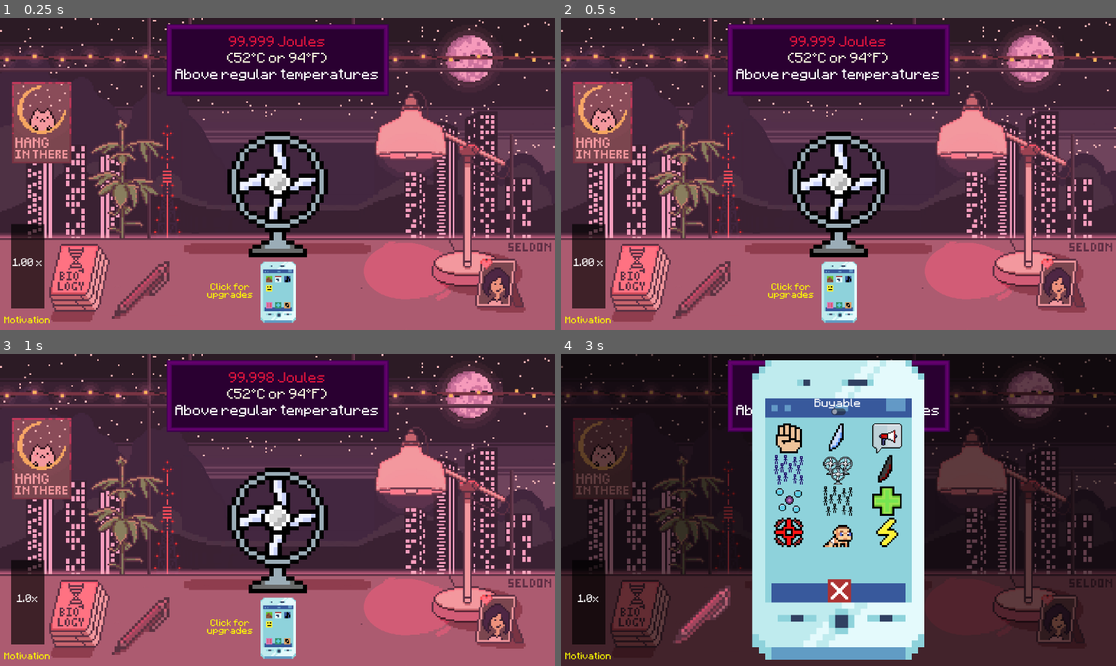
Above: before the commit, frames 1-4 (two rows, left to right).
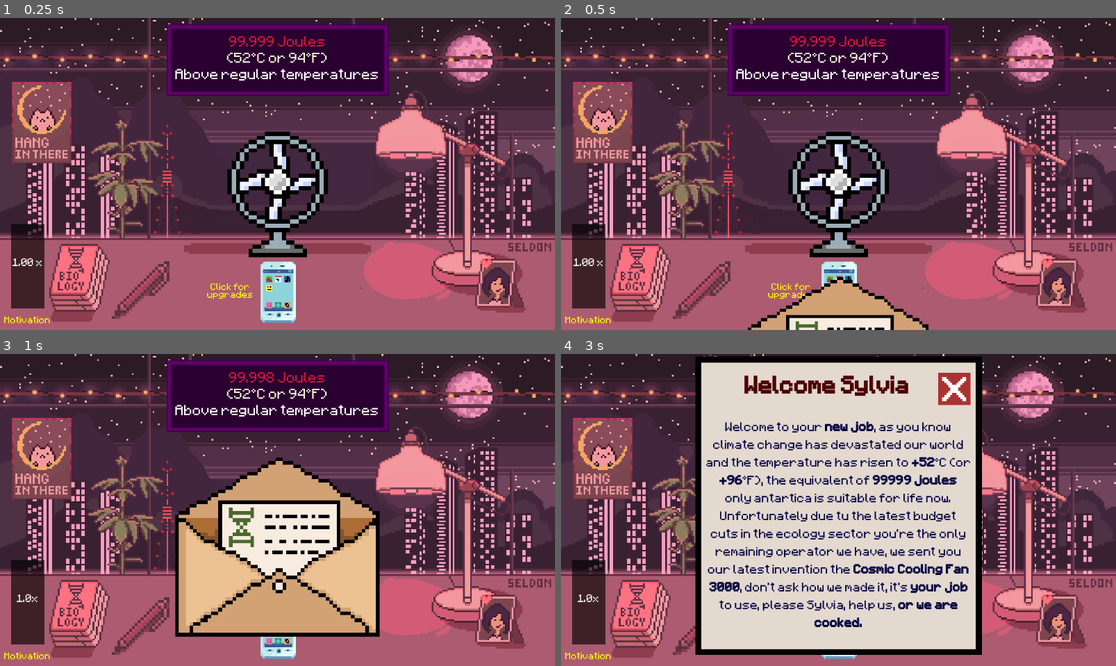
Above: after the commit, the same moments.

Repository: SeldonHh/Fan-of-the-World
Game: Godot game, scene res://Scenes/MainStuff/main.tscn
Same seed, same stepped clock (60 frames per second), same inputs: the game is played once before the commit and once after it.
Inputs (mouse positions are in pixels of both pictures, inside the frame that each line leads up to):
- Up to frame 1 (0.25 s): no input
- Up to frame 2 (0.5 s): no input
- Up to frame 3 (1 s): click (277, 528) at 0.5 s
- Up to frame 4 (3 s): click "Click for upgrades" at 1.25 s; click (788, 438) at 2.02 s; click (699, 625) at 2.75 s

Frame 1 is identical in both runs. In frame 2, 3.0% of the frame differs, in the area x 33-67%, y 83-100%; in frame 3, 18%; in frame 4, 98%, in the area x 0-100%, y 0-100%.

Commit message:
added messages

Diff:
--- a/godot/Scenes/MainStuff/fan.gd
+++ b/godot/Scenes/MainStuff/fan.gd
@@ -74,7 +74,7 @@
 	""""""
 	if Input.is_action_just_pressed("Debug"):
 		var temp = fanning_power
-		add_power(50000)
+		add_power(9998)
 		Global.motivation.add_motivation(0)
 		spin()
 		await get_tree().create_timer(spinning_time).timeout
--- /dev/null
+++ b/godot/Scenes/MainStuff/letter.gd
@@ -0,0 +1,43 @@
+extends TextureRect
+@onready var sheet: TextureRect = $Sheet
+
+
+func _ready() -> void:
+	Global.letter = self
+
+func tween_up():
+
+	var tween = get_tree().create_tween()
+	tween.set_ease(Tween.EASE_OUT)
+	tween.tween_property(self,"anchor_top",.22,1)
+	tween.parallel().tween_property(self,"anchor_bottom",.93,.7)
+	tween.tween_callback(open)
+
+func tween_down():
+	var tween = get_tree().create_tween()
+	tween.set_ease(Tween.EASE_IN_OUT)
+	tween.tween_property(self,"anchor_top",1.22,1)
+	tween.parallel().tween_property(self,"anchor_bottom",1.93,.7)
+
+func close():
+	var tween = get_tree().create_tween()
+	tween.set_ease(Tween.EASE_OUT)
+	tween.tween_property(sheet,"anchor_top",.25,.4)
+	tween.parallel().tween_property(sheet,"z_index",-1,.4)
+	tween.parallel().tween_property(sheet,"anchor_left",.25,.4)
+	tween.parallel().tween_property(sheet,"anchor_bottom",.95,.4)
+	tween.parallel().tween_property(sheet,"anchor_right",.75,.4)
+	tween.tween_callback(tween_down)
+	for child in sheet.get_children():
+		child.hide()
+
+func open():
+	for child in sheet.get_children():
+		child.show()
+	var tween = get_tree().create_tween()
+	tween.set_ease(Tween.EASE_IN)
+	tween.tween_property(sheet,"anchor_top",-.3,.4)
+	tween.parallel().tween_property(sheet,"z_index",3,.4)
+	tween.parallel().tween_property(sheet,"anchor_left",-.025,.4)
+	tween.parallel().tween_property(sheet,"anchor_bottom",1.05,.4)
+	tween.parallel().tween_property(sheet,"anchor_right",1.025,.4)
--- a/godot/Scenes/MainStuff/main.tscn
+++ b/godot/Scenes/MainStuff/main.tscn
@@ -17,6 +17,9 @@
 [ext_resource type="Script" uid="uid://cokjdr6q7r0ov" path="res://Scenes/MainStuff/option.gd" id="15_swcbe"]
 [ext_resource type="Texture2D" uid="uid://dhtl828ps4esi" path="res://Assets/shiii/pen.png" id="16_qyqbn"]
 [ext_resource type="Script" uid="uid://dhsnh3gxnckk3" path="res://Scenes/MainStuff/pen.gd" id="17_6bhj2"]
+[ext_resource type="Texture2D" uid="uid://dxdkdsklj417e" path="res://Assets/shiii/letter.png" id="18_acqp8"]
+[ext_resource type="Script" uid="uid://b7gdpit7jhfol" path="res://Scenes/MainStuff/letter.gd" id="19_cbaa3"]
+[ext_resource type="PackedScene" uid="uid://c20cw7gexc1a7" path="res://Scenes/Ui/sheet.tscn" id="20_xsi4l"]
 
 [sub_resource type="StyleBoxFlat" id="StyleBoxFlat_h5xj3"]
 bg_color = Color(0, 0, 0, 0.6392157)
@@ -324,6 +327,25 @@
 texture_normal = ExtResource("16_qyqbn")
 script = ExtResource("17_6bhj2")
 
+[node name="Letter" type="TextureRect" parent="." unique_id=1668371591]
+layout_mode = 1
+anchors_preset = -1
+anchor_left = 0.25
+anchor_top = 1.22
+anchor_right = 0.75
+anchor_bottom = 1.93
+offset_right = -0.2960205
+offset_bottom = -0.32000732
+texture = ExtResource("18_acqp8")
+stretch_mode = 5
+script = ExtResource("19_cbaa3")
+metadata/_edit_use_anchors_ = true
+
+[node name="Sheet" parent="Letter" unique_id=1252355275 instance=ExtResource("20_xsi4l")]
+layout_mode = 1
+anchor_left = 0.25
+anchor_right = 0.75
+
 [connection signal="timeout" from="Timer" to="." method="_on_timer_timeout"]
 [connection signal="pressed" from="Motivationbar/MotivationButton" to="Motivationbar" method="_on_button_pressed"]
 [connection signal="pressed" from="Phone" to="Phone" method="_on_pressed"]
--- a/godot/Scenes/Singleton/global.gd
+++ b/godot/Scenes/Singleton/global.gd
@@ -6,13 +6,37 @@
 var phone : TextureButton
 var upgrade_menu : Control
 var wheel : AnimatedSprite2D
+var letter : TextureRect
+
+var messages ={
+	"Tuto": ["[b]Welcome Sylvia","Welcome to your [b]new job[/b], as you know climate change has devastated our world and the temperature has risen to [b]+52[/b]°C (or [b]+96[/b]°F), the equivalent of [b]99999 joules[/b] only antartica is suitable for life now. Unfortunately due tu the latest budget cuts in the ecology sector you're the only remaining operator we have, we sent you our latest invention the [b]Cosmic Cooling Fan 3000[/b], don't ask how we made it, it's [b]your job[/b] to use, please Sylvia, help us, [b]or we are cooked."],
+	"Agriculture": ["[b]Return of agriculture","Only now is [b]agriculture[/b] viable again in most of the planet, however the number of species that [b]died[/b] during the heat age is [b]incommensurable[/b], let's hope we'll find some new species"],
+	"New Horizon":["[b]New Horizon Available","The temperature is down to [b]10-50[/b]°C only in canada, northern europe and russia, [b]recolonization[/b] is on it's way, and the pionners don't fear the [b]heat[/b] :)"],
+	"The End":["[b]The End","You've done it ! Thanks to your good work the earth has been saved from climate change. Unfortunately, due to yet another budget cut you were fired 5 minutes ago and the fan isn't powered anymore. The president said 'well now there are no problems with climate are there?'.
+Thanks for playing the game !"]
+	}
+
+func _ready() -> void:
+	await get_tree().create_timer(.1).timeout
+	send_message("Tuto")
+
 func lower_joules(amount):
 	joules = max(0,joules-amount)
-	if joules == 0:
+	if joules <= 0:
 		end()
+	elif joules <= 8000:
+		send_message("Agriculture")
+	elif joules <= 49376:
+		send_message("New Horizon")
+
+func send_message(key):
+	if messages[key] != []:
+		letter.sheet.new_message(messages[key])
+		messages[key] = []
 
 func end():
 	fan.stop()
+	send_message("The End")
 	var window_size = get_window().size
 	wheel.position = Vector2(window_size.x-window_size.x/20,window_size.y+50.0)
 	wheel.play('default')
--- /dev/null
+++ b/godot/Scenes/Ui/sheet.gd
@@ -0,0 +1,15 @@
+extends TextureRect
+@onready var auto_size_label: AutoSizeRichTextLabel = $AutoSizeLabel
+
+@onready var rich_text_label: AutoSizeRichTextLabel = $RichTextLabel
+
+func _on_close_pressed() -> void:
+	Global.letter.close()
+func _ready() -> void:
+	for child in get_children():
+		child.hide()
+
+func new_message(message):
+	auto_size_label.text = message[0]
+	rich_text_label.text = message[1]
+	Global.letter.tween_up()
--- /dev/null
+++ b/godot/Scenes/Ui/sheet.tscn
@@ -0,0 +1,83 @@
+[gd_scene format=3 uid="uid://c20cw7gexc1a7"]
+
+[ext_resource type="Texture2D" uid="uid://b64klhbp8185c" path="res://Assets/shiii/sheet.png" id="1_wu6q3"]
+[ext_resource type="Script" uid="uid://cbm36dll456i6" path="res://Scenes/Ui/sheet.gd" id="2_35m0e"]
+[ext_resource type="Texture2D" uid="uid://chup8tfo8qvuq" path="res://Assets/shiii/quit.png" id="2_ie87y"]
+[ext_resource type="Script" uid="uid://dxkqikr7ubbec" path="res://addons/AutoSizeText/ui/AutoSizeRichTextLabel.gd" id="5_1vr3d"]
+
+[node name="Sheet" type="TextureRect" unique_id=1252355275]
+z_index = -1
+anchors_preset = -1
+anchor_left = 0.3107639
+anchor_top = 0.25
+anchor_right = 0.6892361
+anchor_bottom = 0.95
+grow_horizontal = 2
+grow_vertical = 2
+texture = ExtResource("1_wu6q3")
+expand_mode = 1
+stretch_mode = 5
+script = ExtResource("2_35m0e")
+metadata/_edit_use_anchors_ = true
+
+[node name="Close" type="TextureButton" parent="." unique_id=291089231]
+layout_mode = 1
+anchors_preset = -1
+anchor_left = 0.84148633
+anchor_top = 0.052910056
+anchor_right = 0.95183486
+anchor_bottom = 0.1651605
+grow_horizontal = 0
+texture_normal = ExtResource("2_ie87y")
+stretch_mode = 5
+metadata/_edit_use_anchors_ = true
+
+[node name="AutoSizeLabel" type="RichTextLabel" parent="." unique_id=278744498]
+layout_mode = 1
+anchors_preset = -1
+anchor_left = 0.091614716
+anchor_top = 0.05511464
+anchor_right = 0.8304037
+anchor_bottom = 0.16295592
+offset_left = 0.055984497
+offset_right = -0.055999756
+offset_bottom = 0.08319855
+grow_horizontal = 2
+theme_override_colors/default_color = Color(0.30110523, 3.5195612e-07, 9.62615e-08, 1)
+theme_override_font_sizes/normal_font_size = 24
+theme_override_font_sizes/bold_font_size = 24
+theme_override_font_sizes/bold_italics_font_size = 24
+theme_override_font_sizes/italics_font_size = 24
+theme_override_font_sizes/mono_font_size = 24
+bbcode_enabled = true
+text = "New Horizon Available"
+horizontal_alignment = 1
+vertical_alignment = 1
+script = ExtResource("5_1vr3d")
+metadata/_custom_type_script = "uid://dxkqikr7ubbec"
+metadata/_edit_use_anchors_ = true
+
+[node name="RichTextLabel" type="RichTextLabel" parent="." unique_id=1416491970]
+layout_mode = 1
+anchors_preset = -1
+anchor_left = 0.038990825
+anchor_top = 0.21164022
+anchor_right = 0.96100914
+anchor_bottom = 0.96340394
+grow_horizontal = 2
+grow_vertical = 2
+theme_override_colors/default_color = Color(0, 0, 0.2509804, 1)
+theme_override_font_sizes/normal_font_size = 32
+theme_override_font_sizes/bold_font_size = 32
+theme_override_font_sizes/bold_italics_font_size = 32
+theme_override_font_sizes/italics_font_size = 32
+theme_override_font_sizes/mono_font_size = 32
+bbcode_enabled = true
+text = "The temperature is down to 10-50°C only in canada, northrn europe and russia, it's now liveable again"
+scroll_active = false
+horizontal_alignment = 1
+script = ExtResource("5_1vr3d")
+metadata/_custom_type_script = "uid://dxkqikr7ubbec"
+metadata/_edit_use_anchors_ = true
+
+[connection signal="pressed" from="Close" to="." method="_on_close_pressed"]
Binary file added: godot/Assets/shiii/letter.png
Not shown, added: godot/Assets/shiii/letter.png.import
Binary file added: godot/Assets/shiii/sheet.png
Not shown, added: godot/Assets/shiii/sheet.png.import
Not shown, added: godot/Scenes/MainStuff/letter.gd.uid
Not shown, added: godot/Scenes/Ui/sheet.gd.uid
